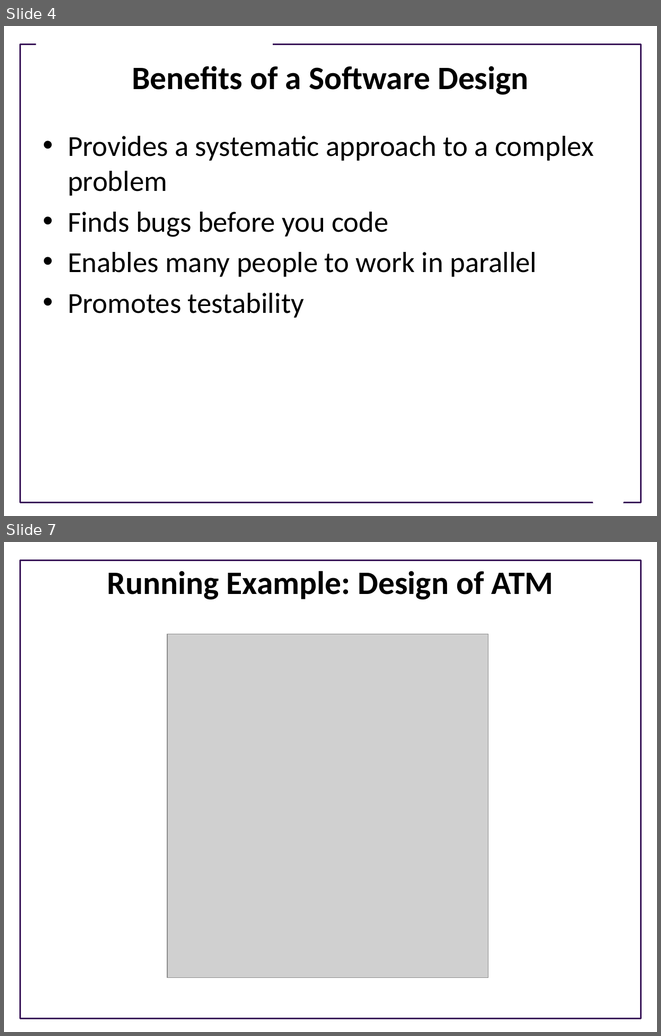
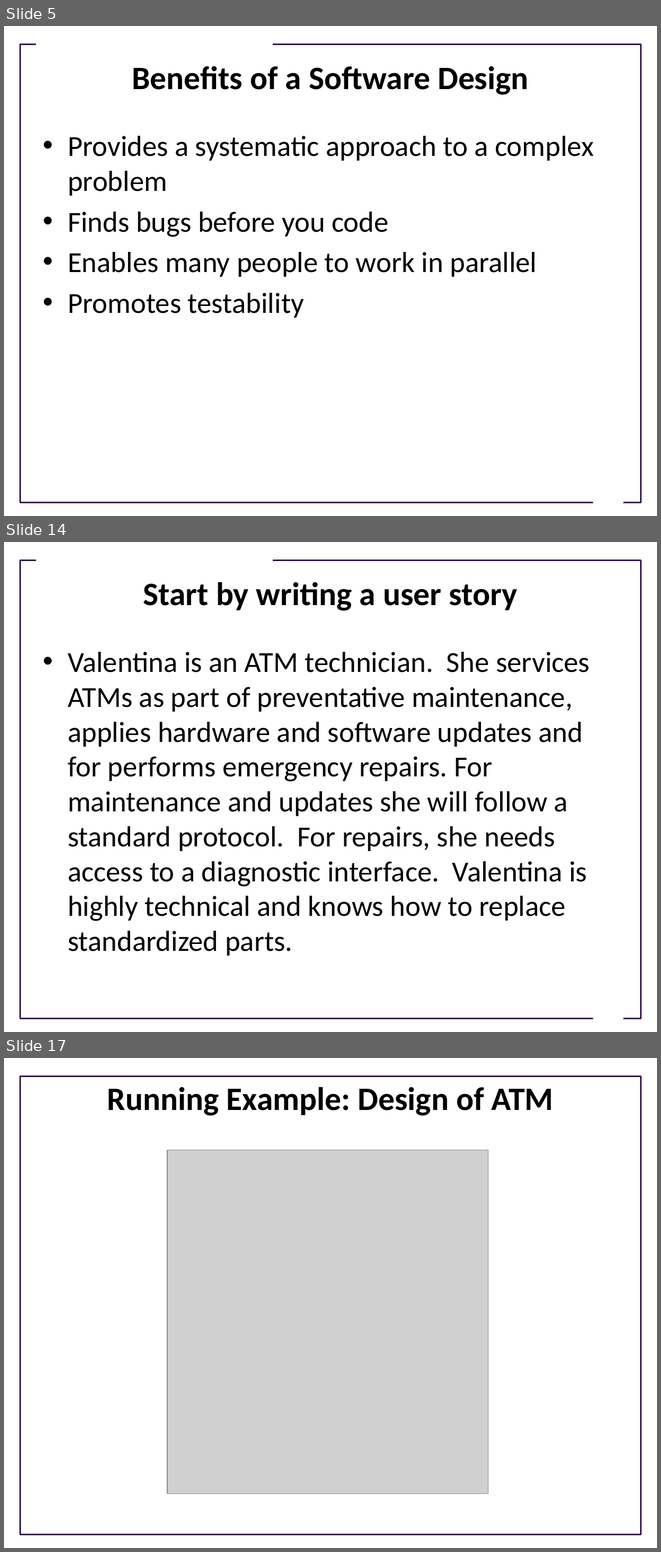
Before and after one commit to UWDIRECT/UWDIRECT.github.io, a slide deck: Wi21_content/SEDS/L10.Software_Design.pptx. Shown one above the other, each under a label of ours: slides 4 and 7 before the commit, slides 5, 14 and 17 after it; the slides between them are not shown. The pictures are 661x1036 and 661x1552 pixels, drawn with LibreOffice and Linux fonts; fonts in the diff are those of the drawing; grey boxes stand for pictures; background and template pictures are left out. Boxes give left, top, right and bottom in pixels: in the first picture for what was removed or moved away, otherwise in the second. Text is boxed around its words. In the diff, an @@ line names an element or a change of style, - is before the commit and + after.

Commit message:
added more about user stories

```diff
--- a/Wi21_content/SEDS/L10.Software_Design.pptx
+++ b/Wi21_content/SEDS/L10.Software_Design.pptx
@@ slide 14 added at [4, 542, 657, 1032], background #FFFFFF; not listed: 3 template elements that a slide beside it also shows @@
@@ title added at [143, 582, 517, 611], 36 pt, text #000000, bold @@
+Start by writing a user story
@@ text added at [68, 652, 590, 955], 32 pt, text #000000 @@
+• Valentina is an ATM technician. She services ATMs as part of preventative maintenance, applies hardware and software updates and for performs emergency repairs. For maintenance and updates she will follow a standard protocol. For repairs, she needs access to a diagnostic interface. Valentina is highly technical and knows how to replace standardized parts.
@@ what was slide 4 is now slide 5 @@
@@ what was slide 7 is now slide 17 @@
```
Also in this commit, not shown: 6 slides changed, 15 other slides added, 1 slide removed.
